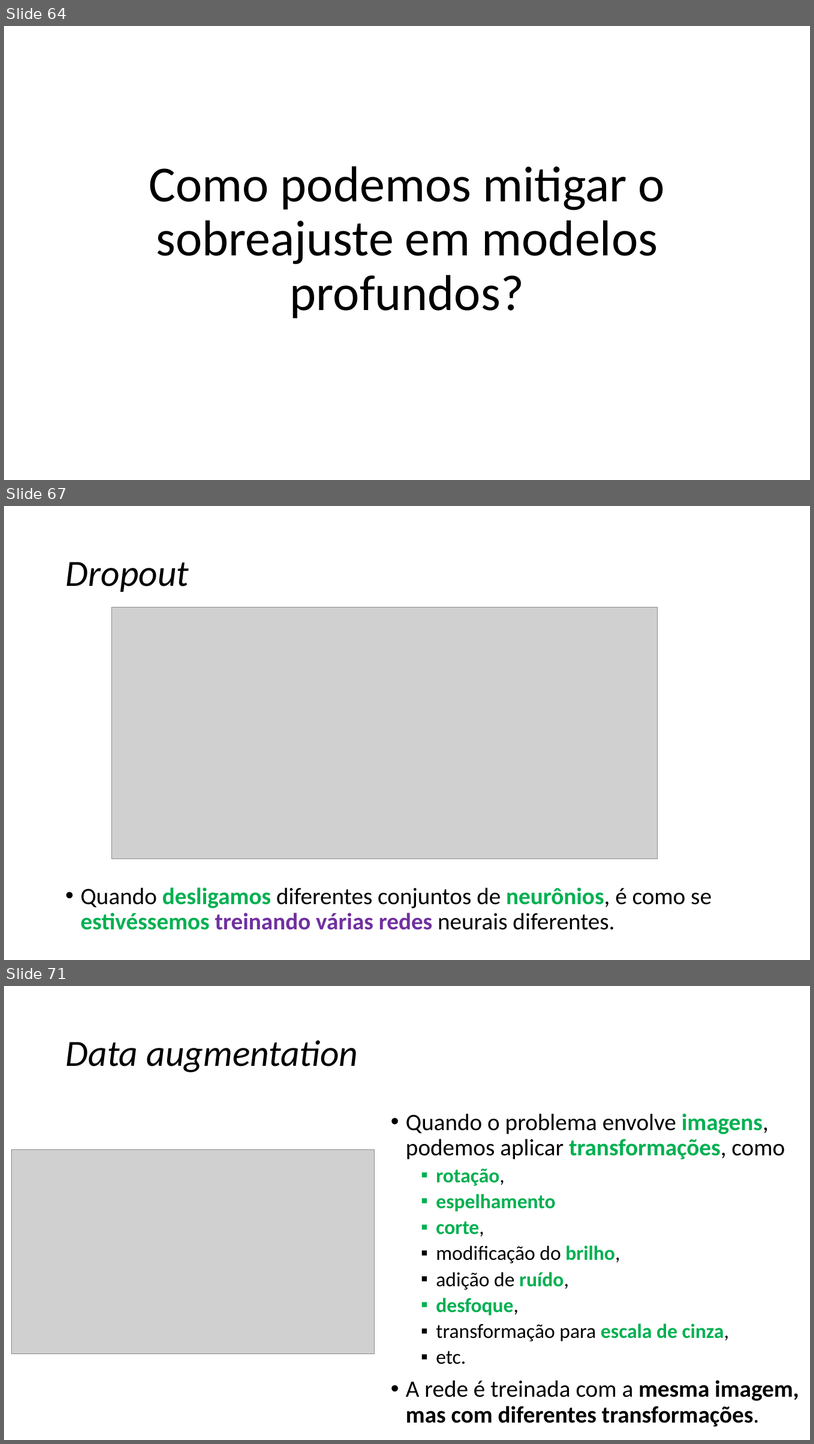
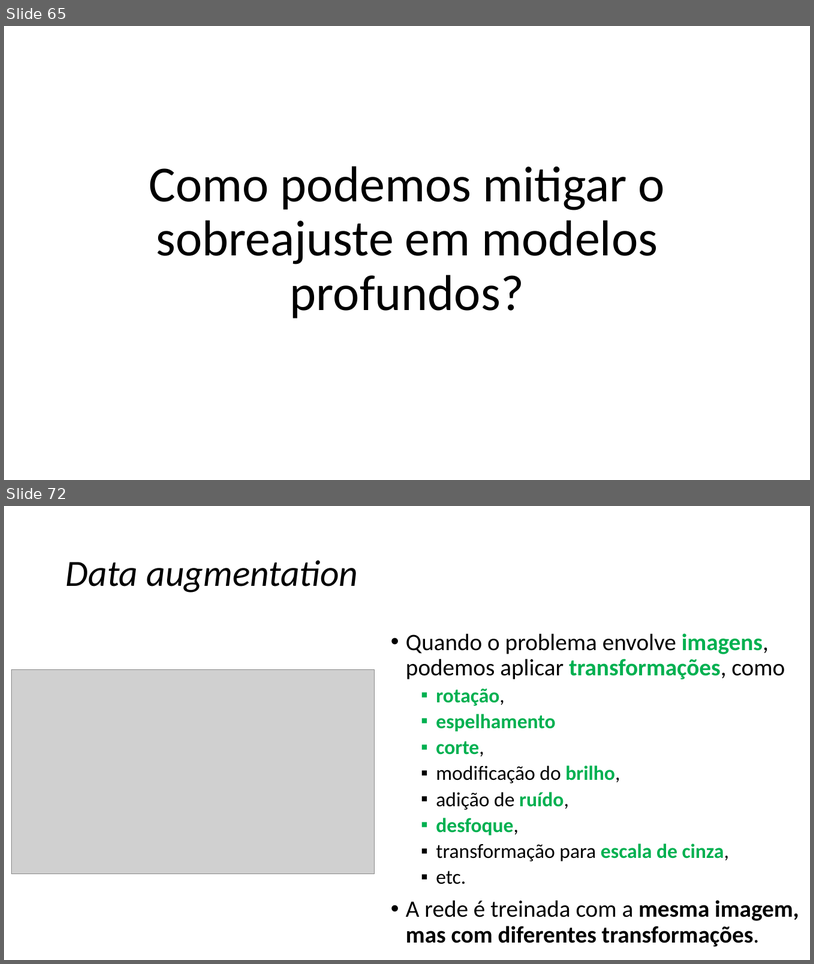
Before and after one commit to zz4fap/c24_inteligencia_artificial, a slide deck: slides/C24_CNN.pptx. Shown one above the other, each under a label of ours: slides 64, 67 and 71 before the commit, slides 65 and 72 after it; the slides between them are not shown. The pictures are 814x1444 and 814x964 pixels, drawn with LibreOffice and Linux fonts; fonts in the diff are those of the drawing; grey boxes stand for pictures. Boxes give left, top, right and bottom in pixels: in the first picture for what was removed or moved away, otherwise in the second. Text is boxed around its words. In the diff, an @@ line names an element or a change of style, - is before the commit and + after.

```diff
--- a/slides/C24_CNN.pptx
+++ b/slides/C24_CNN.pptx
@@ slide 67 removed at <box>4,506,810,960</box>, background #FFFFFF @@
@@ title removed at <box>65,562,189,592</box> @@
-Dropout
@@ picture removed at <box>111,607,658,859</box> @@
@@ text removed at <box>81,887,712,930</box> @@
-• Quando desligamos diferentes conjuntos de neurônios, é como se estivéssemos treinando várias redes neurais diferentes.
@@ what was slide 64 is now slide 65 @@
@@ what was slide 71 is now slide 72 @@
```
Also in this commit, not shown: 15 slides changed, 3 slides added.
